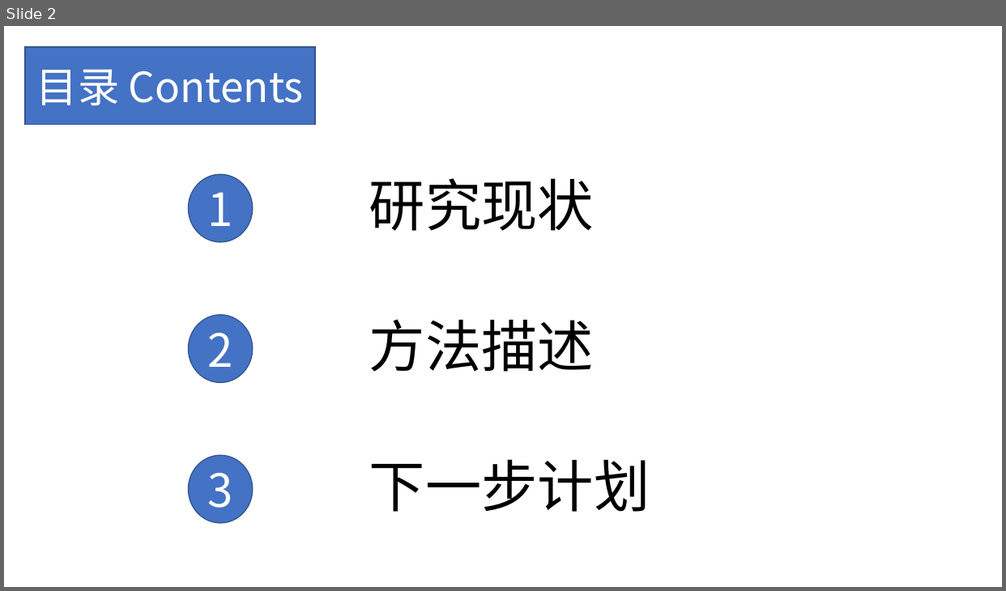
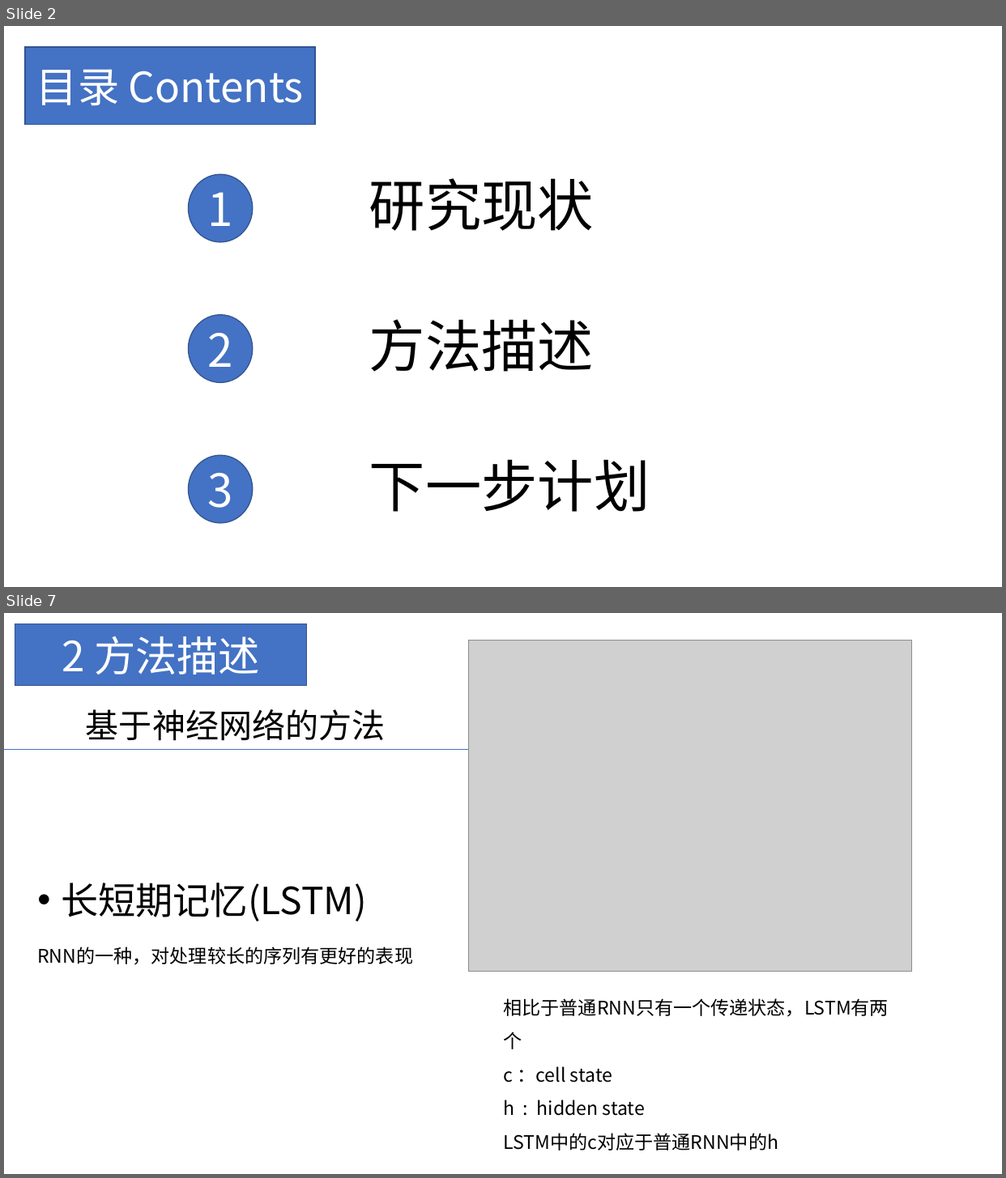
Before and after one commit to hjzin/PolyphoneDisambiguation, a slide deck: presentations/问题理解.pptx. Shown one above the other, each under a label of ours: slide 2 before the commit, slides 2 and 7 after it; the slides between them are not shown. The pictures are 1006x591 and 1006x1178 pixels, drawn with LibreOffice and Linux fonts; fonts in the diff are those of the drawing; grey boxes stand for pictures. Boxes give left, top, right and bottom in pixels: in the first picture for what was removed or moved away, otherwise in the second. Text is boxed around its words. In the diff, an @@ line names an element or a change of style, - is before the commit and + after.

```diff
--- a/presentations/问题理解.pptx
+++ b/presentations/问题理解.pptx
@@ slide 7 added at <box>4,613,1002,1174</box>, background #FFFFFF @@
@@ rectangle added at <box>15,624,307,686</box>, fill #4472C4, outline #325491 1 pt, 40 pt, text #FFFFFF @@
+2 方法描述
@@ picture added at <box>469,640,912,972</box> @@
@@ text added at <box>86,709,386,741</box>, 32 pt, text #000000 @@
+基于神经网络的方法
@@ line added from (4, 749) to (469, 749), #4472C4 0.5 pt @@
@@ text added at <box>37,883,413,965</box>, 18 pt, text #000000 @@
+• 长短期记忆(LSTM)
+RNN的一种，对处理较长的序列有更好的表现
@@ text added at <box>504,999,889,1151</box>, 18 pt, text #000000 @@
+相比于普通RNN只有一个传递状态，LSTM有两个
+c ：cell state
+h : hidden state
+LSTM中的c对应于普通RNN中的h
```
Also in this commit, not shown: 1 slide changed, 9 other slides added, 1 slide removed.
